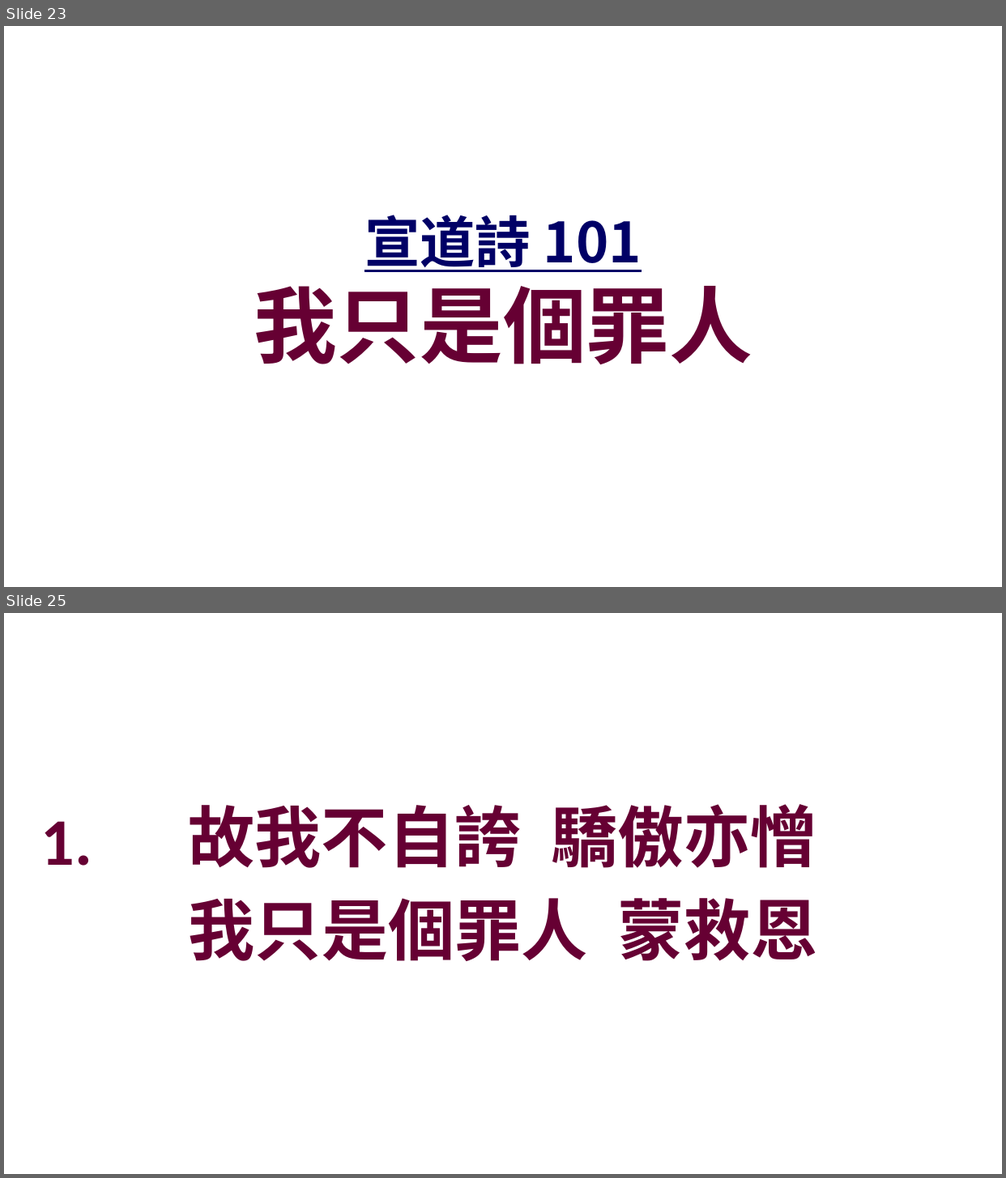
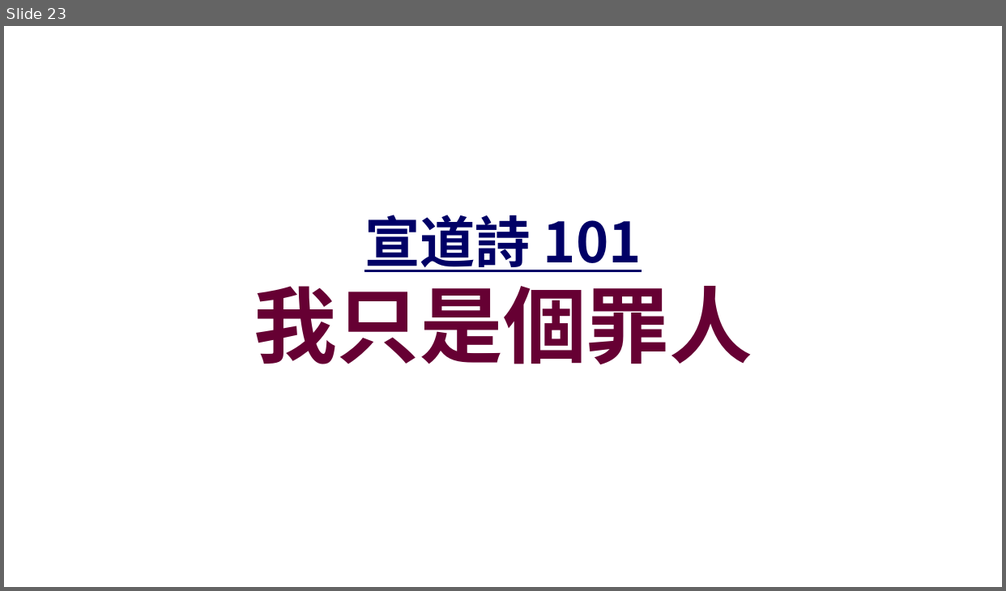
Before and after one commit to batisuoc/other-ppts, a slide deck: 崇拜流程_聖餐禮version.pptx. Shown one above the other, each under a label of ours: slides 23 and 25 before the commit, slide 23 after it; the slides between them are not shown. The pictures are 1006x1178 and 1006x591 pixels, drawn with LibreOffice and Linux fonts; fonts in the diff are those of the drawing; background and template pictures are left out. Boxes give left, top, right and bottom in pixels: in the first picture for what was removed or moved away, otherwise in the second. Text is boxed around its words. In the diff, an @@ line names an element or a change of style, - is before the commit and + after.

```diff
--- a/崇拜流程_聖餐禮version.pptx
+++ b/崇拜流程_聖餐禮version.pptx
@@ slide 25 removed at (4, 613, 1002, 1174), background picture (left out) @@
@@ text removed at (189, 804, 817, 961) @@
-故我不自誇 驕傲亦憎
-我只是個罪人 蒙救恩
@@ text removed at (41, 821, 92, 866) @@
-1.
```
Also in this commit, not shown: 2 slides changed, 14 other slides removed.
